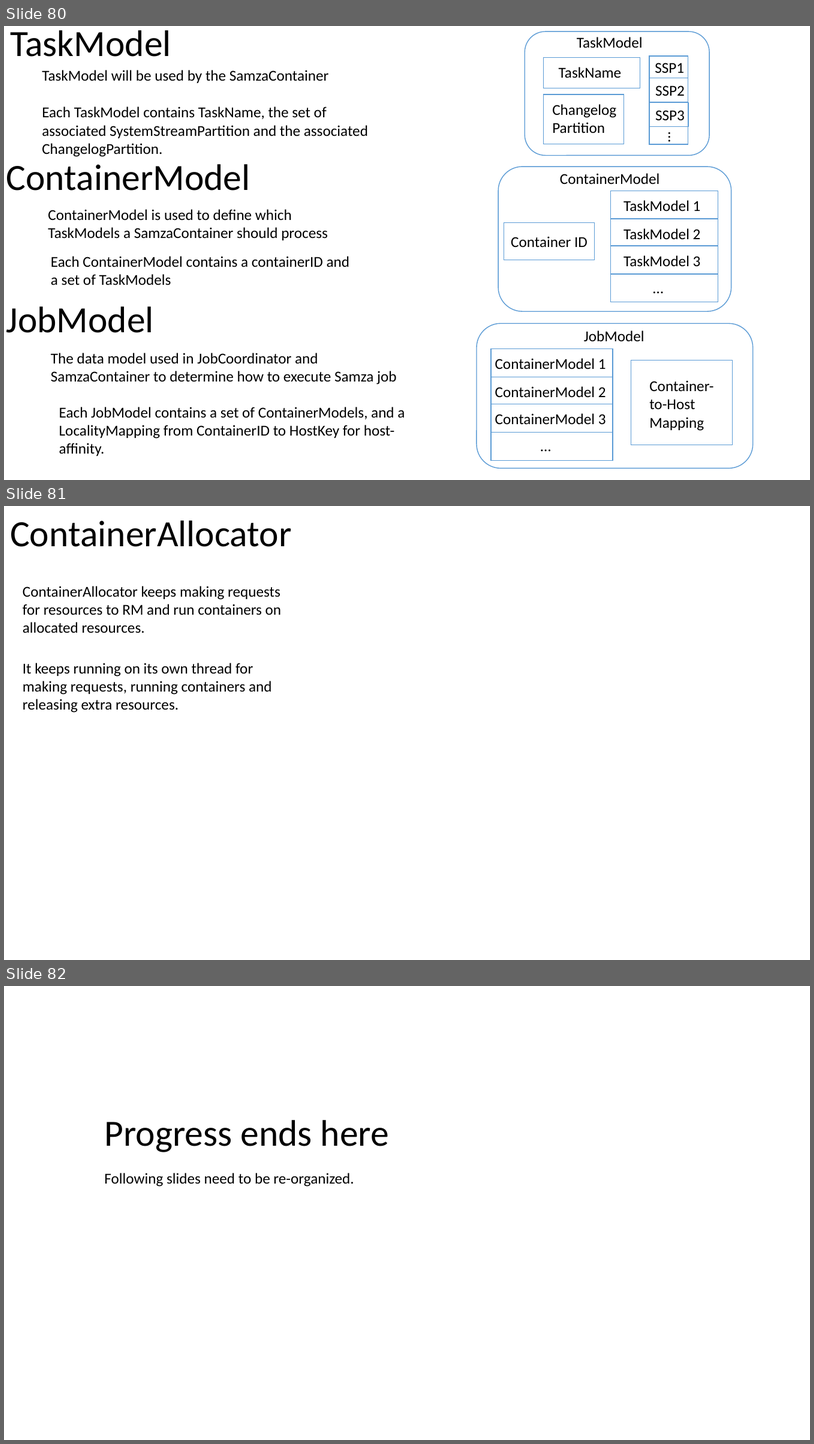
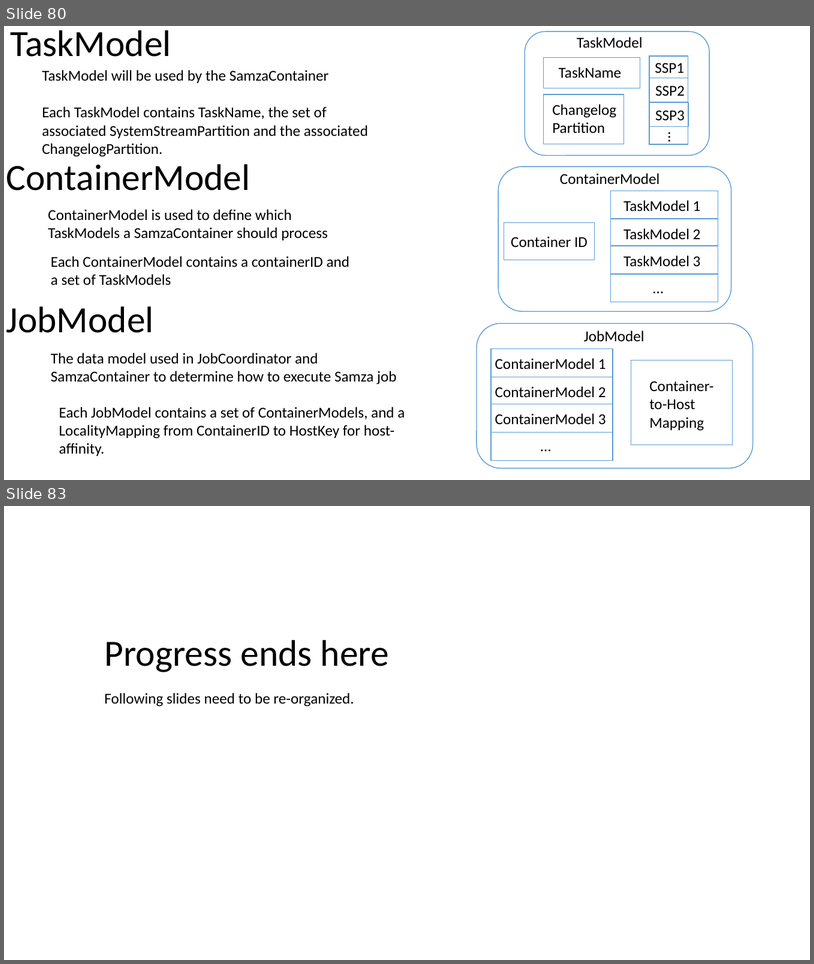
Before and after one commit to Swrrt/Samza-Documents, a slide deck: Documentation/SamzaStructure.pptx. Shown one above the other, each under a label of ours: slides 80, 81 and 82 before the commit, slides 80 and 83 after it; the slides between them are not shown. The pictures are 814x1444 and 814x964 pixels, drawn with LibreOffice and Linux fonts; fonts in the diff are those of the drawing. Boxes give left, top, right and bottom in pixels: in the first picture for what was removed or moved away, otherwise in the second. Text is boxed around its words. In the diff, an @@ line names an element or a change of style, - is before the commit and + after.

Commit message:
ContainerAllocator over

```diff
--- a/Documentation/SamzaStructure.pptx
+++ b/Documentation/SamzaStructure.pptx
@@ slide 81 removed at (x1=4, y1=506, x2=810, y2=960), background #FFFFFF @@
@@ title removed at (x1=10, y1=520, x2=292, y2=547) @@
-ContainerAllocator
@@ text removed at (x1=23, y1=586, x2=282, y2=633) @@
-ContainerAllocator keeps making requests for resources to RM and run containers on allocated resources.
@@ text removed at (x1=23, y1=663, x2=272, y2=712) @@
-It keeps running on its own thread for making requests, running containers and releasing extra resources.
@@ what was slide 82 is now slide 83 @@
```
Also in this commit, not shown: 2 slides changed, 2 slides added.
